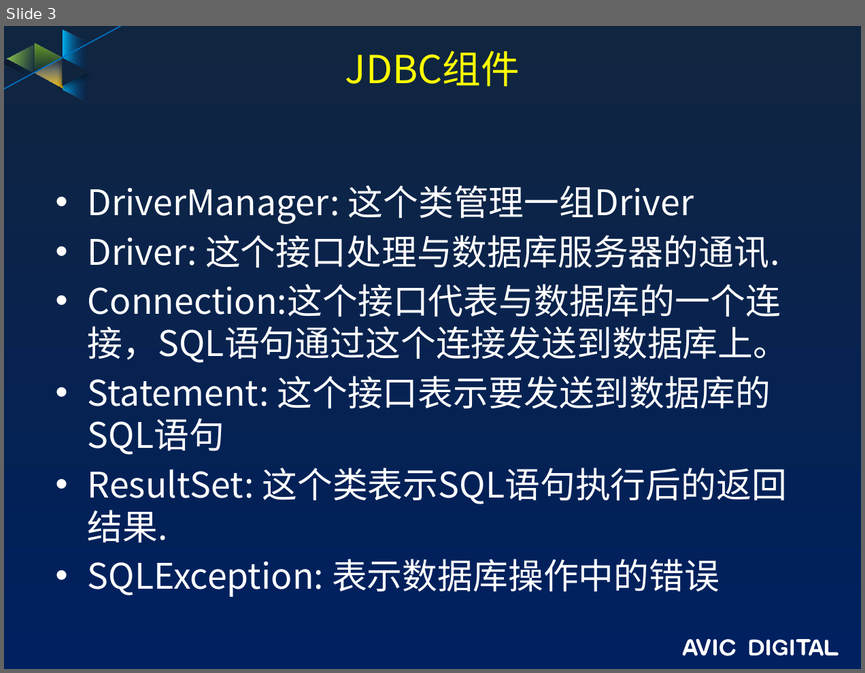
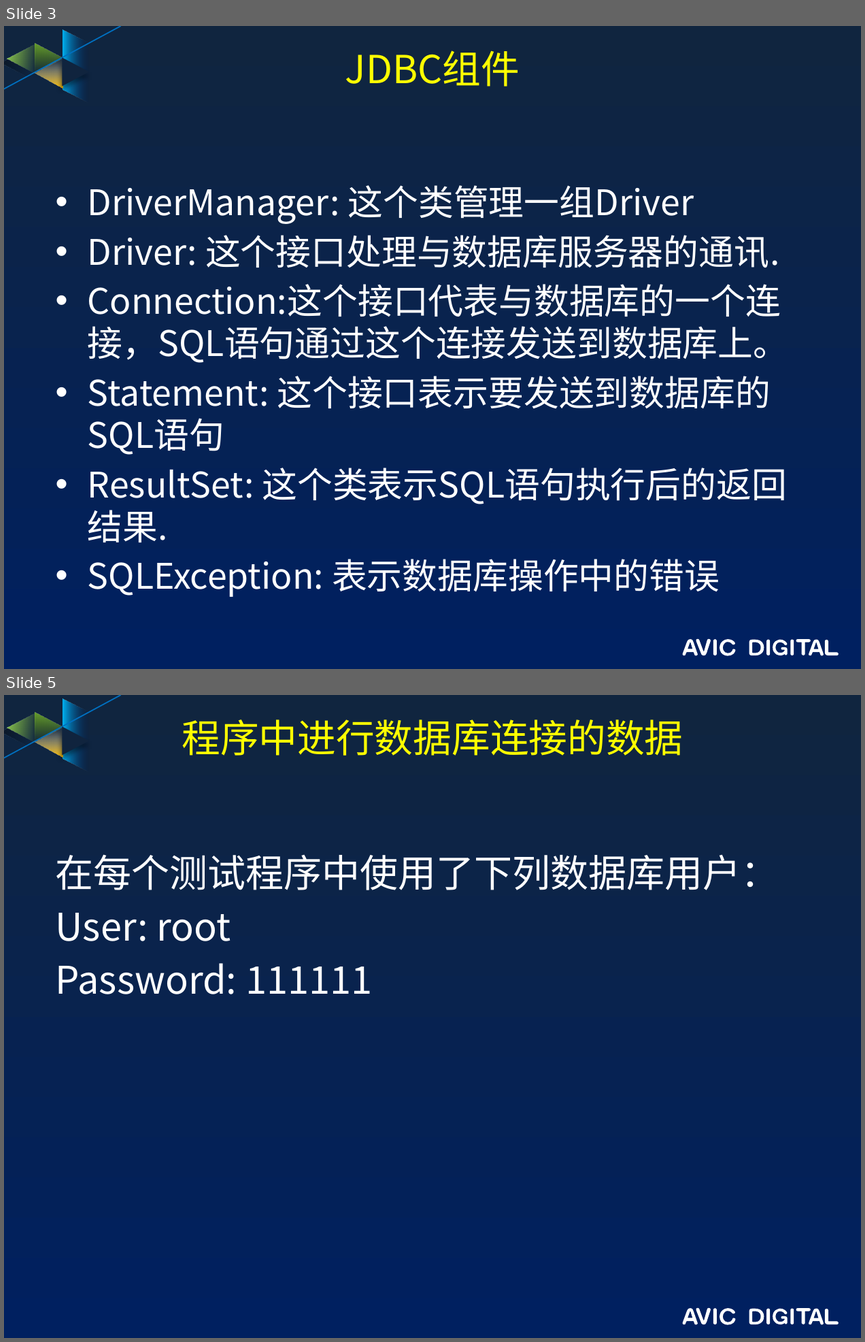
Before and after one commit to guofengzh/java-way, a slide deck: java/docs/12-java-JDBC.pptx. Shown one above the other, each under a label of ours: slide 3 before the commit, slides 3 and 5 after it; the slides between them are not shown. The pictures are 865x673 and 865x1342 pixels, drawn with LibreOffice and Linux fonts; fonts in the diff are those of the drawing; background and template pictures are left out. Boxes give left, top, right and bottom in pixels: in the first picture for what was removed or moved away, otherwise in the second. Text is boxed around its words. In the diff, an @@ line names an element or a change of style, - is before the commit and + after.

```diff
--- a/java/docs/12-java-JDBC.pptx
+++ b/java/docs/12-java-JDBC.pptx
@@ slide 5 added at [4,695,861,1338], background gradient #10253F to #002060; not listed: 17 template elements that a slide beside it also shows @@
@@ title added at [181,719,683,756], 32.4 pt, text #FFFF00 @@
+程序中进行数据库连接的数据
@@ text added at [56,854,779,994], 32 pt, text #FFFFFF @@
+在每个测试程序中使用了下列数据库用户：
+User: root
+Password: 111111
```
Also in this commit, not shown: 1 other slide added.
